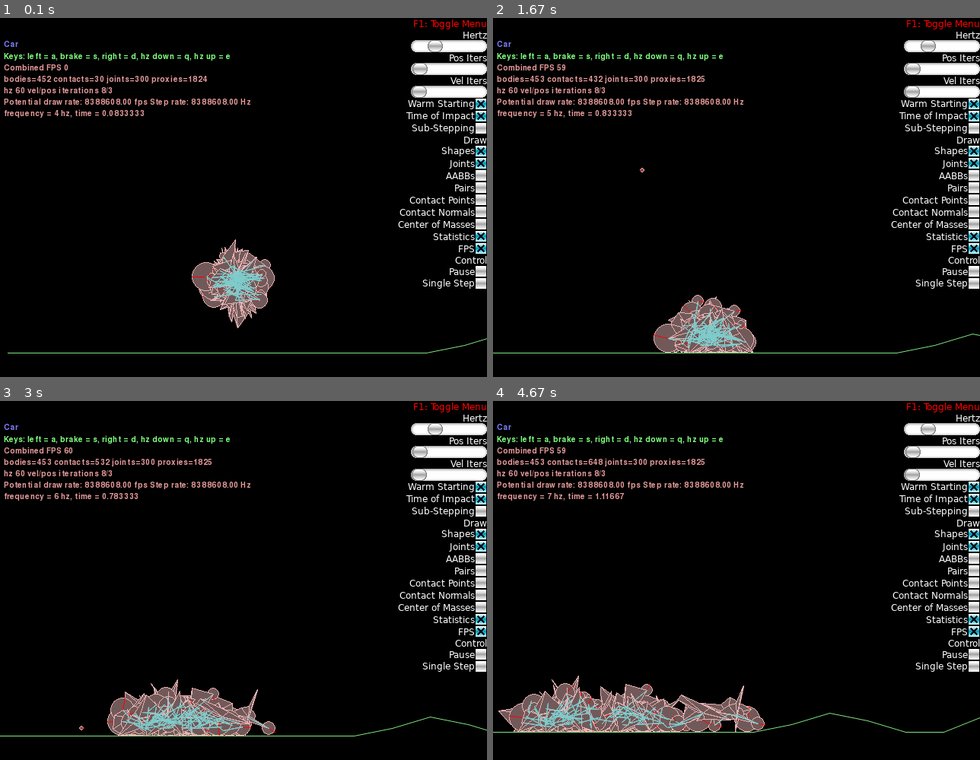
Above: before the commit, frames 1-4 (two rows, left to right).
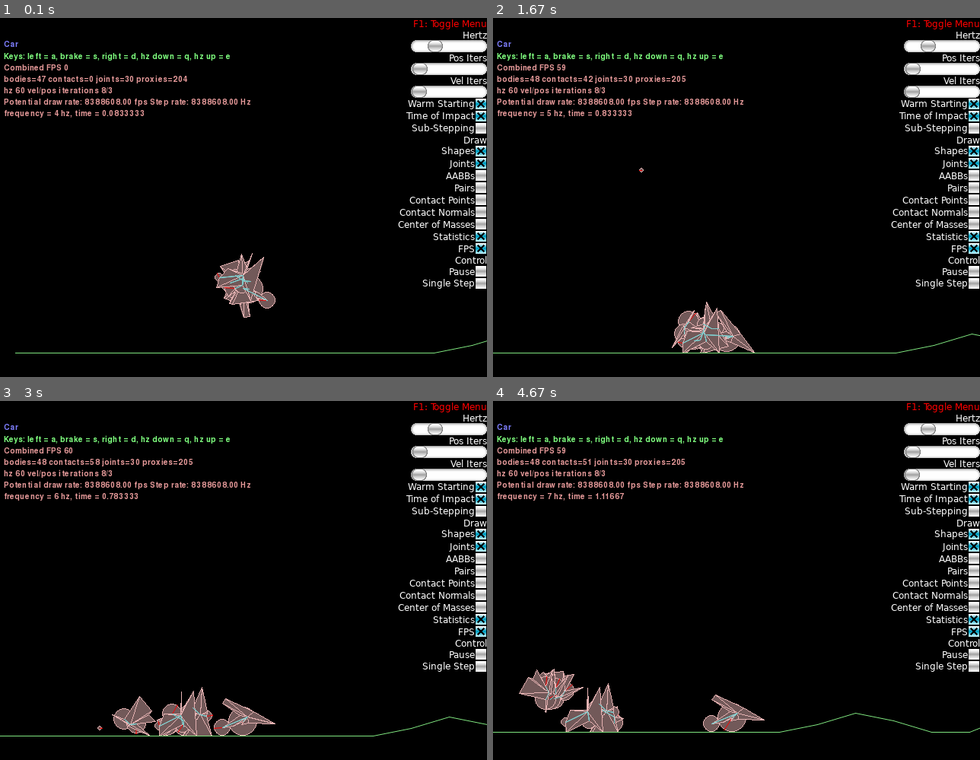
Above: after the commit, the same moments.

Repository: Arton1/BestCarAlgorithm
Game: pygame game, started from solution/car_algorithm.py
The game is run twice, just before and just after one commit, with the same random seed, the same clock (stepped at 60 frames per second) and the same inputs.
Inputs (mouse positions are in pixels of both pictures, inside the frame that each line leads up to):
- Up to frame 1 (0.1 s): no input
- Up to frame 2 (1.67 s): right-click (717, 215) at 0.38 s; hold Right 0.67-1.13 s; tap Space at 0.73, 1.03, 1.28, 1.62 s; tap T at 0.82 s; hold Up 1.22-1.52 s; tap E at 1.37 s; hold Right from 1.55 s (still down)
- Up to frame 3 (3 s): tap Space at 1.92, 2.12, 2.42, 2.68 s; release Right at 2.02 s; hold Left 2.05-2.58 s; tap T at 2.2 s; hold Down 2.62-2.92 s; tap E at 2.77 s; hold Left from 2.95 s (still down)
- Up to frame 4 (4.67 s): tap Space at 3.02, 3.32, 3.45, 3.85, 4.15, 4.52 s; release Left at 3.35 s; hold Up 3.38-3.75 s; tap T at 3.53 s; hold Right 3.78-4.42 s; tap E at 3.93 s; hold Down from 4.45 s (still down)

The runs differ from the first frame. In frame 1, 2.5% of the frame differs, in the area x 1-100%, y 15-94%; in frame 2, 2.3%; in frame 3, 3.2%; in frame 4, 5.5%, in the area x 1-100%, y 15-93%.

Commit message:
added engineTorque to genotype

Diff:
--- a/solution/car_algorithm.py
+++ b/solution/car_algorithm.py
@@ -24,7 +24,7 @@
 from .framework import (Framework, Keys, main)
 import time
 
-CAR_NUM = 50
+CAR_NUM = 5
 
 
 class World (Framework):
--- a/solution/models/car.py
+++ b/solution/models/car.py
@@ -101,7 +101,7 @@
 
     wheels, springs = [], []
 
-    wheel_radius, wheel_speed, wheel_friction = genotype.wheelProporites
+    wheel_radius, wheel_speed, wheel_friction, engine_torque = genotype.wheelProporties
 
     for i in range(0, 2):
         x, y = points[genotype.wheelVertices[i]]
@@ -122,7 +122,7 @@
             localAnchorB=(0, 0),
             axis=(1, 0),
             motorSpeed=-wheel_speed[i],
-            maxMotorTorque=50,
+            maxMotorTorque=engine_torque[i],
             enableMotor=True,
             frequencyHz= 60,
             dampingRatio=0,
--- a/solution/models/genotype.py
+++ b/solution/models/genotype.py
@@ -10,15 +10,16 @@
     def __init__(self):
         self.vectors = []
         self.wheelVertices = []
-        self.wheelProporites = []  # radius, speed, friction
+        self.wheelProporties = []  # radius, speed, friction, engineTorque
 
         for i in range(0, 10): self.vectors.append((random.random() * 2 * math.pi, random.uniform(0.1, 4)))
         self.vectors.sort()
         self.wheelVertices.append(random.randint(0, 9))
         self.wheelVertices.append(random.randint(0, 9))
-        self.wheelProporites.append((random.uniform(0.5, 2), random.uniform(0.5, 2)))
-        self.wheelProporites.append((random.uniform(0, 100), random.uniform(0, 100)))
-        self.wheelProporites.append((random.uniform(0, 1), random.uniform(0, 1)))
+        self.wheelProporties.append((random.uniform(0.5, 2), random.uniform(0.5, 2)))
+        self.wheelProporties.append((random.uniform(0, 100), random.uniform(0, 100)))
+        self.wheelProporties.append((random.uniform(0, 1), random.uniform(0, 1)))
+        self.wheelProporties.append((random.uniform(0, 100), random.uniform(0, 100)))
 
     def __repr__(self):
        return str(self.wheelVertices) + str(self.evaluation)
